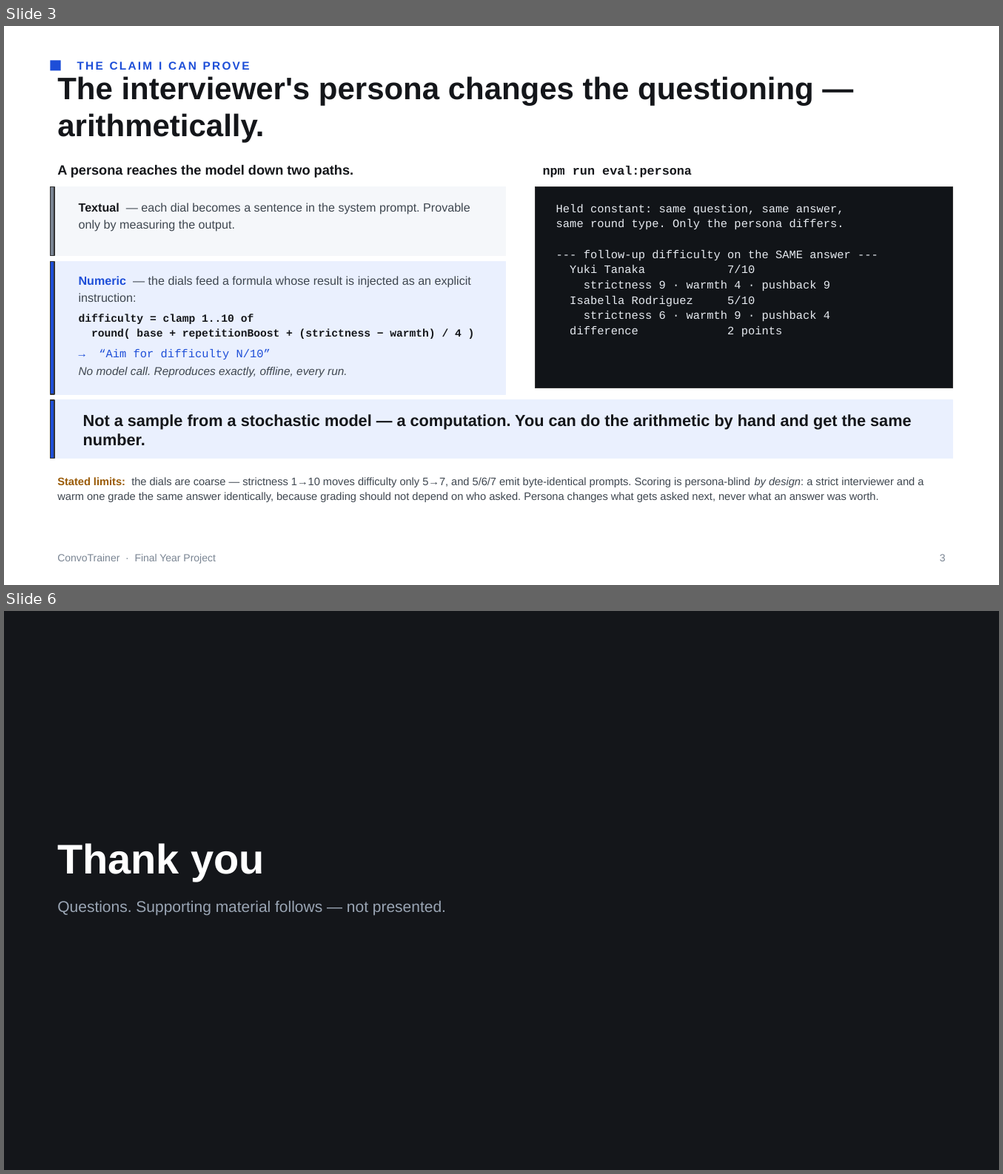
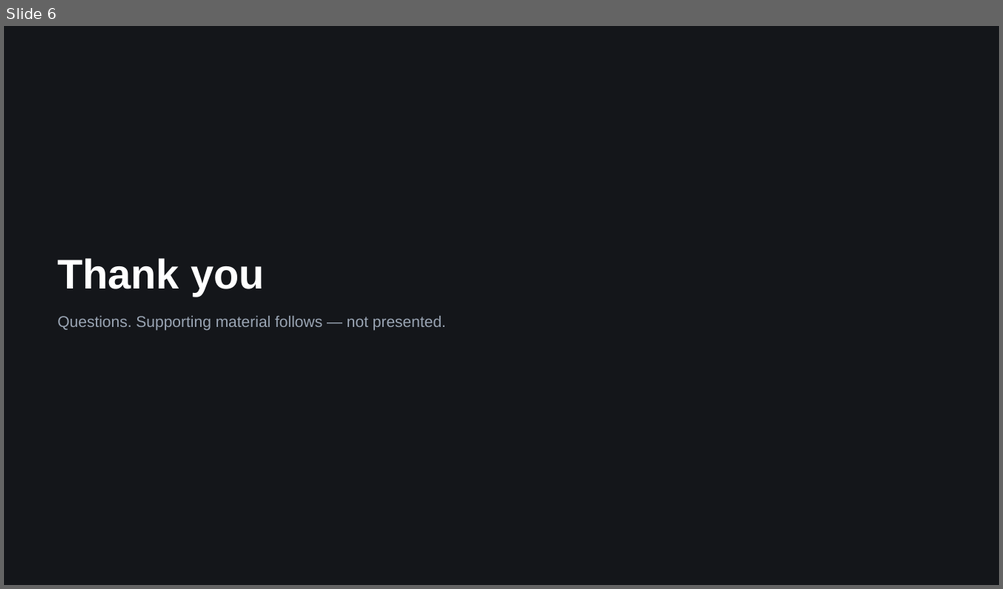
Before and after one commit to DylanTYX/social-interaction-app, a slide deck: docs/presentation/FYP-demo.pptx. Shown one above the other, each under a label of ours: slides 3 and 6 before the commit, slide 6 after it; the slides between them are not shown. The pictures are 1003x1174 and 1003x589 pixels, drawn with LibreOffice and Linux fonts; fonts in the diff are those of the drawing. Boxes give left, top, right and bottom in pixels: in the first picture for what was removed or moved away, otherwise in the second. Text is boxed around its words. In the diff, an @@ line names an element or a change of style, - is before the commit and + after.

```diff
--- a/docs/presentation/FYP-demo.pptx
+++ b/docs/presentation/FYP-demo.pptx
@@ slide 3 removed at [4, 26, 999, 585], background #FFFFFF @@
@@ rectangle removed at [51, 60, 61, 70] @@
@@ text removed at [77, 61, 250, 73] @@
-THE CLAIM I CAN PROVE
@@ text removed at [57, 76, 814, 143] @@
-The interviewer's persona changes the questioning — arithmetically.
@@ text removed at [57, 164, 353, 178] @@
-A persona reaches the model down two paths.
@@ text removed at [543, 166, 691, 178] @@
-npm run eval:persona
@@ rectangle removed at [51, 187, 506, 256] @@
@@ rectangle removed at [51, 187, 55, 256] @@
@@ text removed at [79, 203, 470, 232] @@
-Textual — each dial becomes a sentence in the system prompt. Provable only by measuring the output.
@@ rectangle removed at [535, 187, 952, 389] @@
@@ text removed at [556, 204, 851, 337] @@
-Held constant: same question, same answer,
-same round type. Only the persona differs.
---- follow-up difficulty on the SAME answer ---
-Yuki Tanaka 7/10
-strictness 9 · warmth 4 · pushback 9
-Isabella Rodriguez 5/10
-strictness 6 · warmth 9 · pushback 4
-difference 2 points
@@ rectangle removed at [51, 262, 506, 395] @@
@@ rectangle removed at [51, 262, 55, 395] @@
@@ text removed at [79, 276, 471, 302] @@
-Numeric — the dials feed a formula whose result is injected as an explicit instruction:
@@ text removed at [79, 314, 461, 339] @@
-difficulty = clamp 1..10 of
-round( base + repetitionBoost + (strictness − warmth) / 4 )
@@ text removed at [99, 349, 270, 360] @@
-→ “Aim for difficulty N/10”
@@ text removed at [79, 367, 347, 378] @@
-No model call. Reproduces exactly, offline, every run.
@@ rectangle removed at [51, 400, 952, 459] @@
@@ rectangle removed at [51, 400, 55, 459] @@
@@ text removed at [83, 414, 910, 446] @@
-Not a sample from a stochastic model — a computation. You can do the arithmetic by hand and get the same number.
@@ text removed at [57, 477, 923, 503] @@
-Stated limits: the dials are coarse — strictness 1→10 moves difficulty only 5→7, and 5/6/7 emit byte-identical prompts. Scoring is persona-blind by design: a strict interviewer and a warm one grade the same answer identically, because grading should not depend on who asked. Persona changes what gets asked next, never what an answer was worth.
@@ text removed at [57, 554, 215, 564] @@
-ConvoTrainer · Final Year Project
@@ text removed at [939, 554, 945, 562] @@
-3
```
Also in this commit, not shown: 3 slides changed, 5 slides added, 4 other slides removed, 10 other files.
